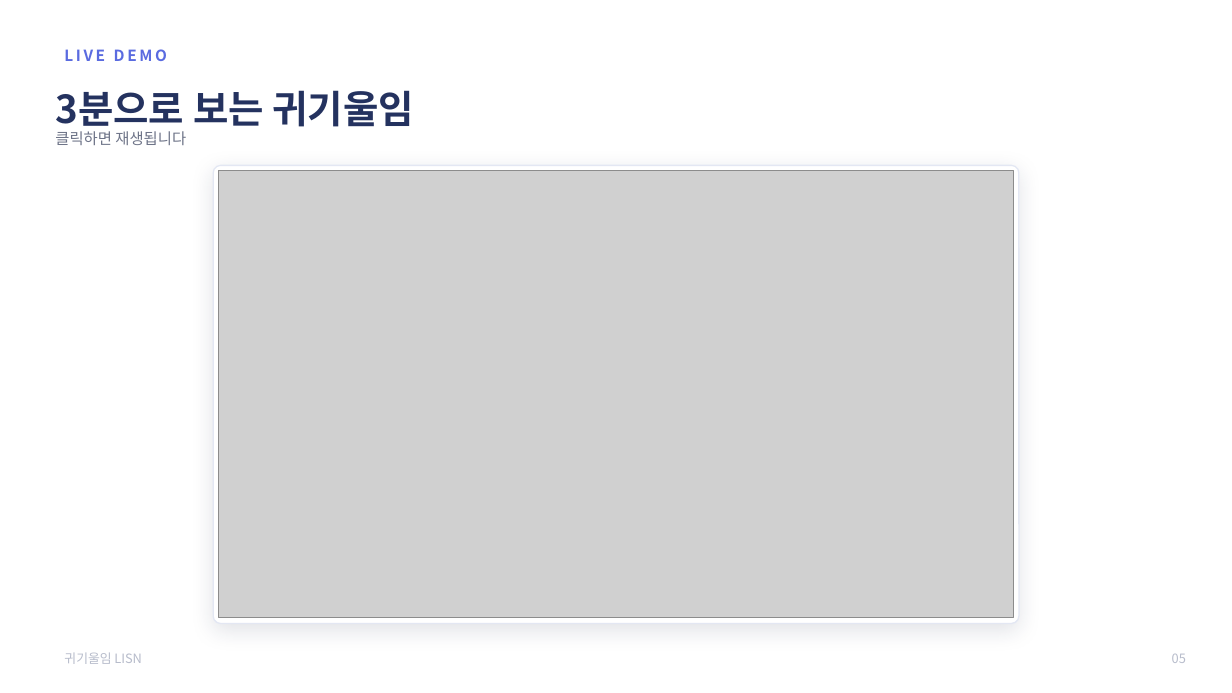
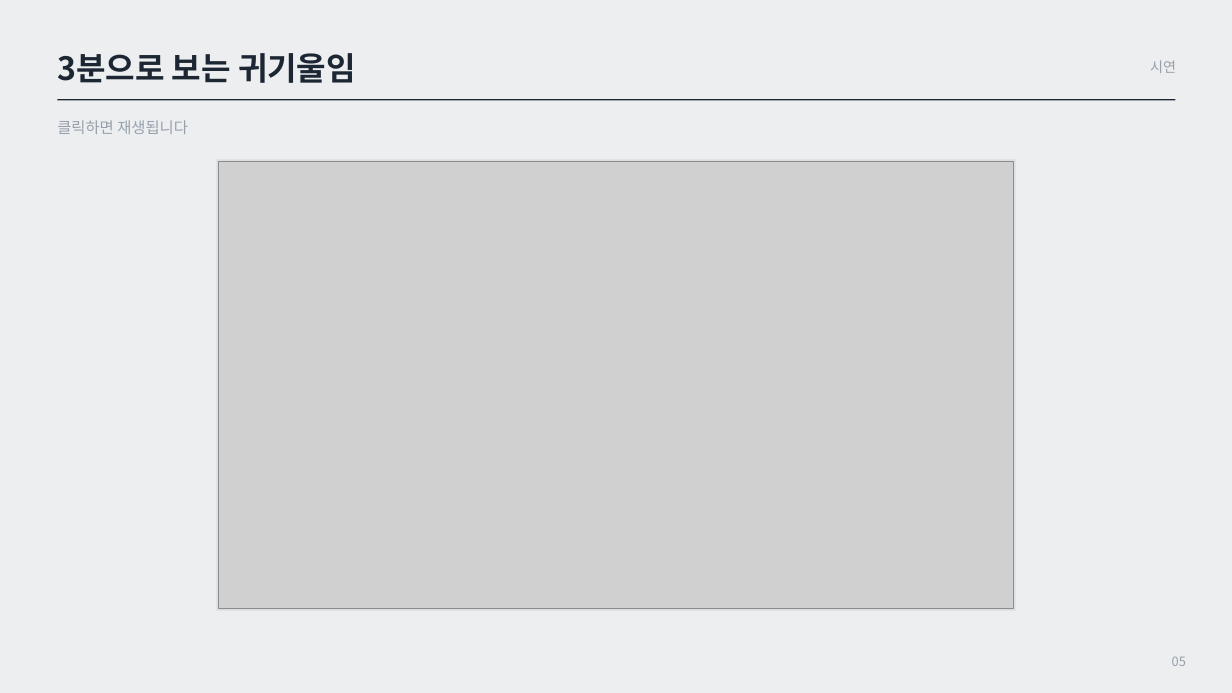
Before and after one commit to 2026-SMHRD-KDT-HealthCare-5/lisn, a slide deck: slide 6 of documents/최종발표자료_귀기울임.pptx. Drawn at 1232x693 pixels with LibreOffice and Linux fonts; fonts in the diff are those of the drawing; grey boxes stand for pictures. Boxes give left, top, right and bottom in pixels: in the first picture for what was removed or moved away, otherwise in the second. Text is boxed around its words. In the diff, an @@ line names an element or a change of style, - is before the commit and + after.

```diff
--- a/documents/최종발표자료_귀기울임.pptx
+++ b/documents/최종발표자료_귀기울임.pptx
@@ background #FFFFFF to #ECEEF0 @@
@@ text "3분으로 보는 귀기울임": place and size @@
-text "3분으로 보는 귀기울임" at box(55, 90, 415, 134)
+text "3분으로 보는 귀기울임" at box(57, 53, 356, 83)
@@ text "3분으로 보는 귀기울임" at box(57, 53, 356, 83): size 30 to 25 pt, text colour #24325F to #1D2733 @@
@@ text removed at box(64, 49, 167, 61) @@
-LIVE DEMO
@@ text added at box(1150, 60, 1176, 73), 11 pt, text #98A1AB @@
+시연
@@ text "클릭하면 재생됩니다": place and size @@
-text "클릭하면 재생됩니다" at box(55, 131, 186, 145)
+text "클릭하면 재생됩니다" at box(57, 120, 188, 134)
@@ text "클릭하면 재생됩니다" at box(57, 120, 188, 134): text colour #6E7488 to #98A1AB @@
@@ line added from (57, 100) to (1176, 100), #1D2733 1 pt @@
@@ rounded rectangle removed at box(213, 165, 1019, 624) @@
@@ rectangle added at box(217, 160, 1016, 611), fill #DBDFE2, outline #DFE3E6 1 pt @@
@@ picture: place and size @@
-picture at box(219, 171, 1014, 618)
+picture at box(219, 162, 1014, 609)
@@ text removed at box(64, 653, 142, 664) @@
-귀기울임 LISN
@@ text "05" at box(1172, 657, 1186, 666): text colour #B7BCCB to #98A1AB @@
```
Also in this commit, not shown: 12 other slides changed, 3 slides added, 3 slides removed, 3 other files.
